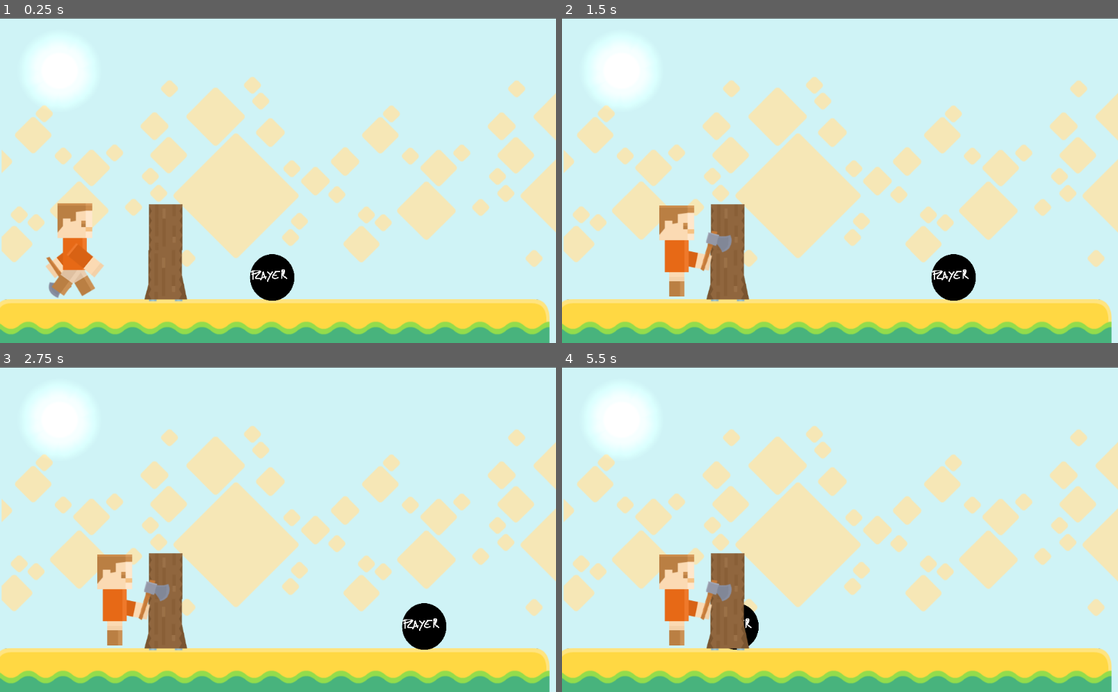
Above: before the commit, frames 1-4 (two rows, left to right).
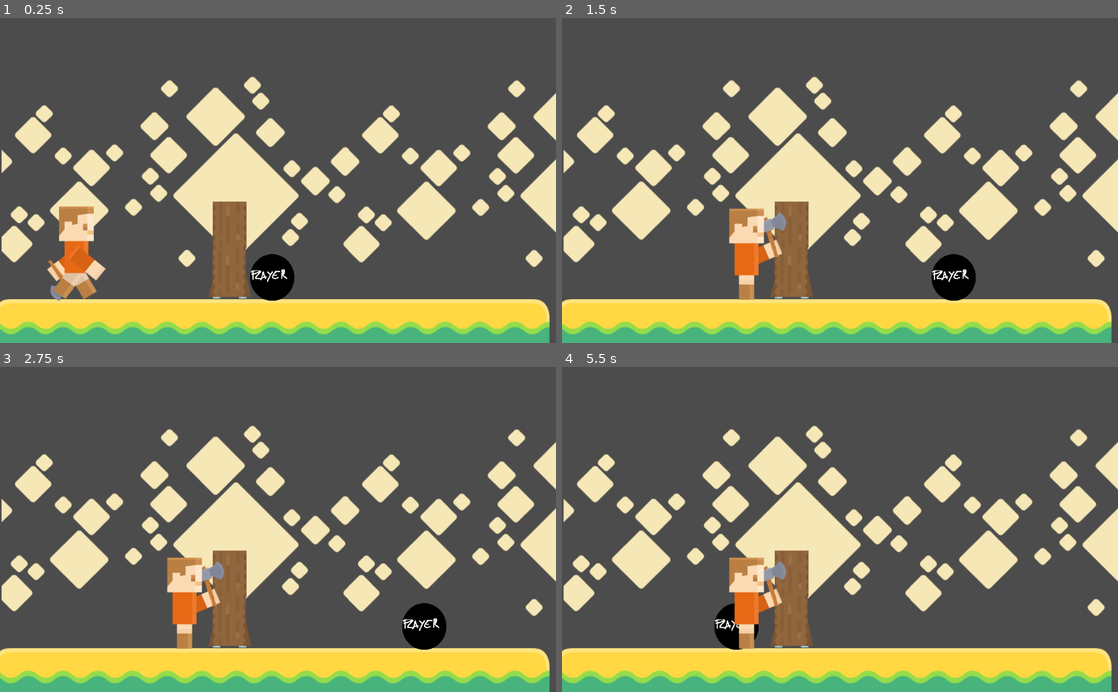
Above: after the commit, the same moments.

Repository: thiagola92/gamejamplus-2020
Game: Godot game, scene res://scenes/Main.tscn
Same seed, same stepped clock (60 frames per second), same inputs: the game is played once before the commit and once after it. The project has no main scene, so this scene is started directly.
Inputs:
- Up to frame 1 (0.25 s): no input
- Up to frame 2 (1.5 s): hold D 0.53-1.28 s; hold A from 1.28 s (still down)
- Up to frame 3 (2.75 s): release A at 2.03 s; hold D from 2.03 s (still down)
- Up to frame 4 (5.5 s): release D at 3.53 s; hold A from 3.53 s (still down)

The runs differ from the first frame. In frame 1, 71% of the frame differs, in the area x 0-100%, y 0-100%; in frame 2, 72%; in frame 3, 72%; in frame 4, 73%.

Commit message:
Change to Area2D

Diff:
--- a/Game/scenes/Enemy.tscn
+++ b/Game/scenes/Enemy.tscn
@@ -28,15 +28,16 @@
 "speed": 5.0
 } ]
 
-[node name="Node2D" type="KinematicBody2D"]
-position = Vector2( 4.43944, 232.932 )
+[node name="Enemy" type="Area2D"]
 script = ExtResource( 2 )
+__meta__ = {
+"_edit_group_": true
+}
 
 [node name="CollisionShape2D" type="CollisionShape2D" parent="."]
-position = Vector2( 32.3318, -61.0711 )
 shape = SubResource( 1 )
 
 [node name="AnimatedSprite" type="AnimatedSprite" parent="."]
-position = Vector2( 45.6237, -62.8673 )
 frames = SubResource( 2 )
 animation = "run"
+[connection signal="area_entered" from="." to="." method="_on_Enemy_area_entered"]
--- a/Game/scenes/Main.tscn
+++ b/Game/scenes/Main.tscn
@@ -73,11 +73,11 @@
 position = Vector2( 513.099, 473.023 )
 
 [node name="Enemy" parent="." instance=ExtResource( 2 )]
-position = Vector2( 66.563, 486.414 )
+position = Vector2( 52.7039, 429.347 )
 z_index = 1
 
 [node name="Wall" parent="." instance=ExtResource( 3 )]
-position = Vector2( 227.452, 426.855 )
+position = Vector2( 434.822, 422.005 )
 scale = Vector2( 0.7, 0.7 )
 script = null
 
@@ -90,6 +90,7 @@
 energy = 0.61
 
 [node name="bg" type="Sprite" parent="."]
+visible = false
 position = Vector2( 540.732, 320.986 )
 scale = Vector2( 4.2508, 2.55031 )
 z_index = -1
--- a/Game/scenes/Wall.tscn
+++ b/Game/scenes/Wall.tscn
@@ -3,22 +3,16 @@
 [ext_resource path="res://assets/tilesets/spritesheet_tiles.png" type="Texture" id=1]
 
 [sub_resource type="GDScript" id=1]
-script/source = "extends KinematicBody2D
+script/source = "extends Area2D
 
-
-# Declare member variables here. Examples:
-# var a = 2
-# var b = \"text\"
-
-var direcao
+export var health = 100
 
 func _physics_process(delta):
-	move_and_slide(direcao * 150)
+	pass
 
 # Called when the node enters the scene tree for the first time.
 func _ready():
-	direcao = Vector2()
-	direcao.y = 1
+	pass
 
 # Called every frame. 'delta' is the elapsed time since the previous frame.
 #func _process(delta):
@@ -58,14 +52,16 @@
 1/shapes = [  ]
 1/z_index = 0
 
-[node name="Wall" type="KinematicBody2D"]
+[node name="Wall" type="Area2D"]
 script = SubResource( 1 )
+__meta__ = {
+"_edit_group_": true
+}
 
 [node name="CollisionShape2D" type="CollisionShape2D" parent="."]
-position = Vector2( 127.172, -2.15546 )
 shape = SubResource( 2 )
 
 [node name="TileMap" type="TileMap" parent="."]
 tile_set = SubResource( 3 )
 format = 1
-tile_data = PoolIntArray( -131071, 1, 0, 1, 0, 0 )
+tile_data = PoolIntArray( -65537, 1, 0, 65535, 0, 0 )
--- a/Game/scripts/Inimigo.gd
+++ b/Game/scripts/Inimigo.gd
@@ -1,29 +1,18 @@
-extends KinematicBody2D
+extends Area2D
 
-
-# Declare member variables here. Examples:
-# var a = 2
-# var b = "text"
-
-var direcao
-var WALKING_SPEED = 150
-
-func _physics_process(delta):
-	var collision = move_and_collide(direcao * delta)
-	if (collision):
-		if (collision.CONNECT_PERSIST):
-			$AnimatedSprite.play("attack")
-	else:
-		 $AnimatedSprite.play("run")
-
+export var speed = 400
+export var direction = 1
 
 # Called when the node enters the scene tree for the first time.
 func _ready():
-	direcao = Vector2()
-	direcao.x = WALKING_SPEED
 	$AnimatedSprite.play("run")
 
+# Called every frame. 'delta' is the elapsed time since the previous frame.
+func _process(delta):
+	position.x += speed * direction * delta
 
-# Called every frame. 'delta' is the elapsed time since the previous frame.
-#func _process(delta):
-#	pass
+func _on_Enemy_area_entered(area):
+	$AnimatedSprite.play("attack")
+	speed = 0
+
+	area
